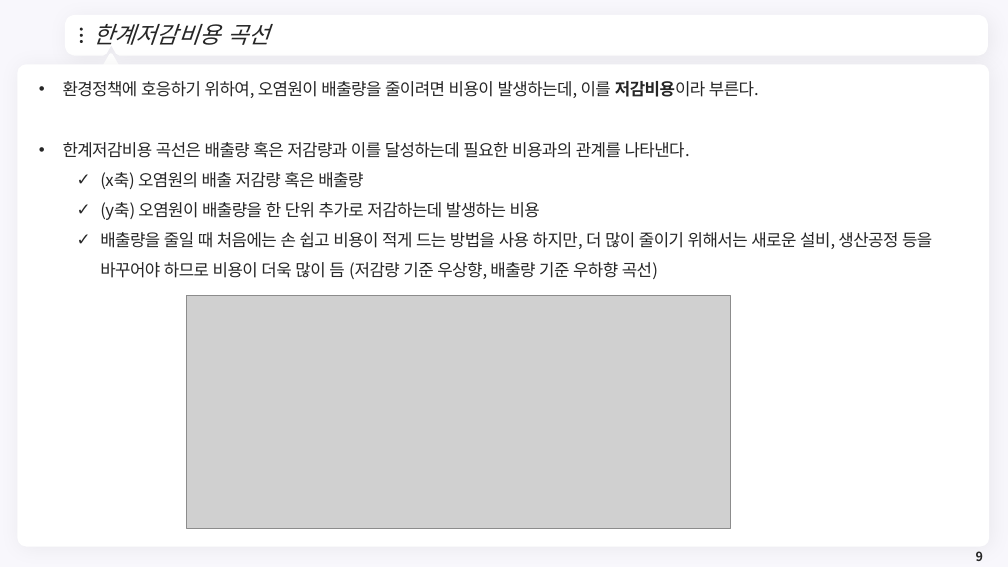
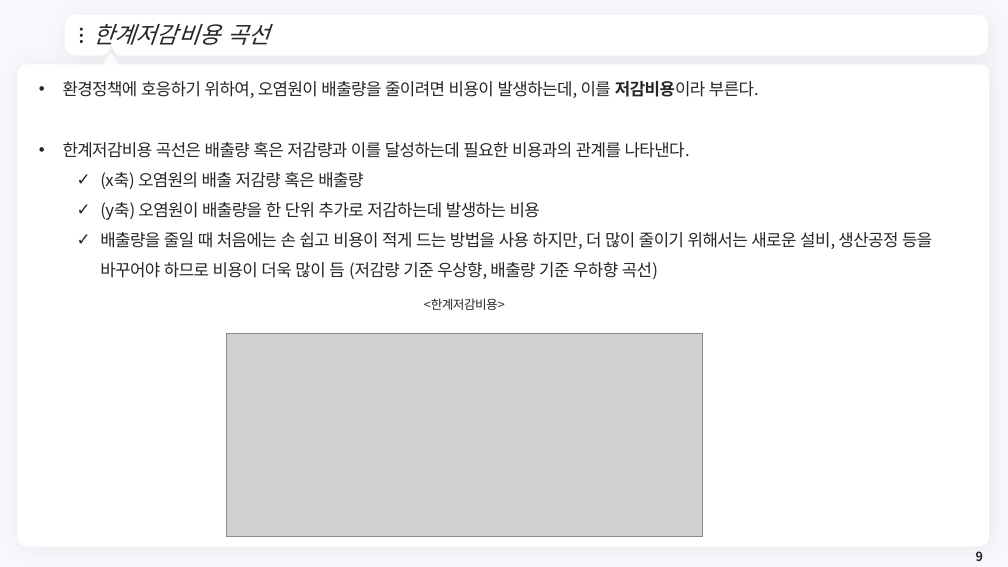
Before and after one commit to meandthey/Teaching, a slide deck: slide 9 of 환경경제학/2026-1/환경경제학_Chapter_05.pptx. Drawn at 1008x567 pixels with LibreOffice and Linux fonts; fonts in the diff are those of the drawing; grey boxes stand for pictures; background and template pictures are left out. Boxes give left, top, right and bottom in pixels: in the first picture for what was removed or moved away, otherwise in the second. Text is boxed around its words. In the diff, an @@ line names an element or a change of style, - is before the commit and + after.

```diff
--- a/환경경제학/2026-1/환경경제학_Chapter_05.pptx
+++ b/환경경제학/2026-1/환경경제학_Chapter_05.pptx
@@ text added at [424, 298, 505, 310], 12 pt, text #262626 @@
+<한계저감비용>
@@ picture: place and size @@
-picture at [187, 296, 730, 528]
+picture at [226, 333, 702, 537]
```
Also in this commit, not shown: 8 other slides changed, 9 other files.
